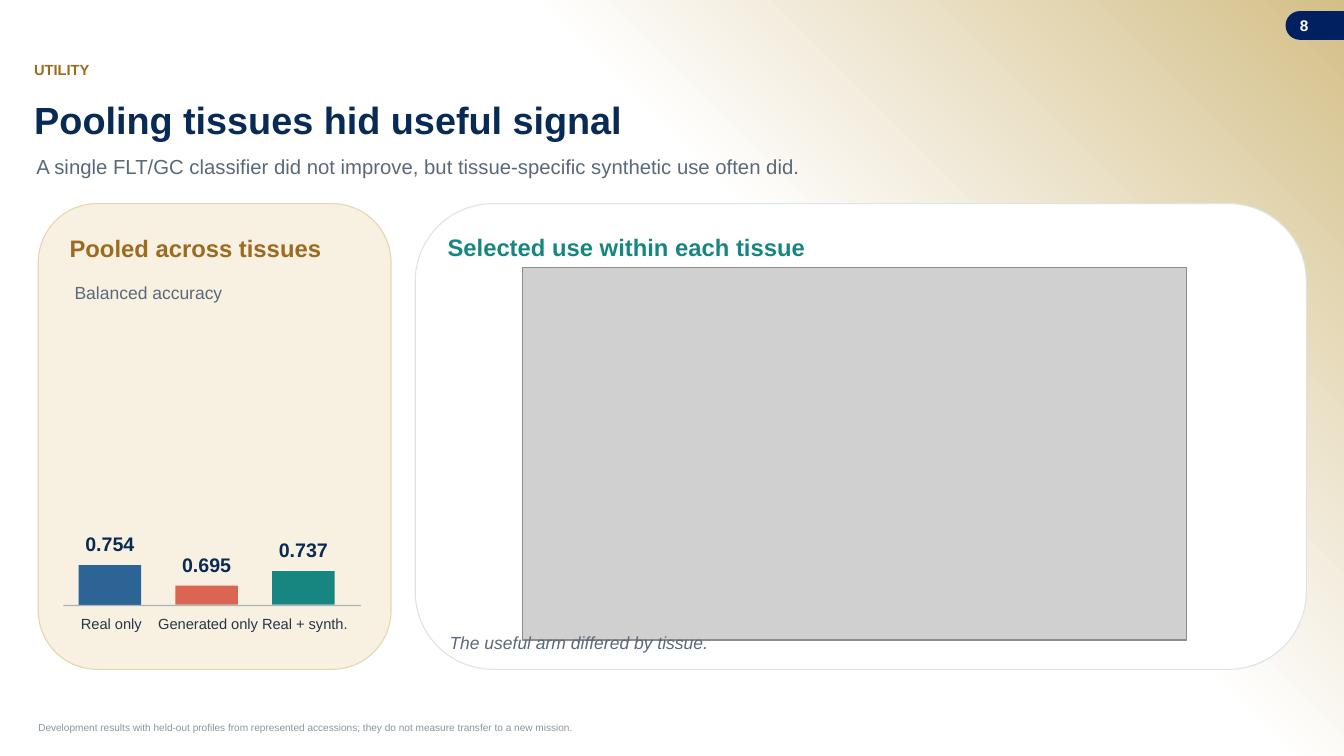
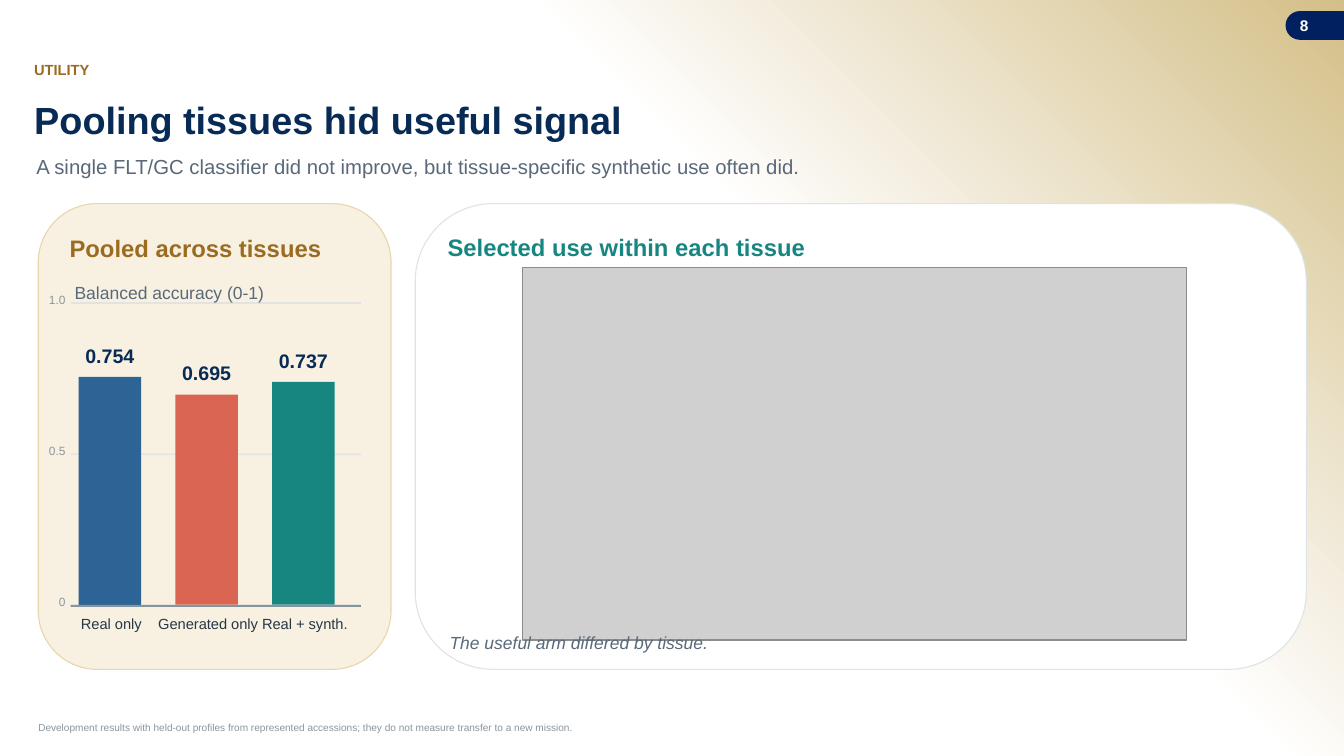
Before and after one commit to jasont314/nasa-mouse, a slide deck: slide 8 of presentation/SLSTP_2026_Generative_Transcriptomics.pptx. Drawn at 1344x756 pixels with LibreOffice and Linux fonts; fonts in the diff are those of the drawing; grey boxes stand for pictures; background and template pictures are left out. Boxes give left, top, right and bottom in pixels: in the first picture for what was removed or moved away, otherwise in the second. Text is boxed around its words. In the diff, an @@ line names an element or a change of style, - is before the commit and + after.

```diff
--- a/presentation/SLSTP_2026_Generative_Transcriptomics.pptx
+++ b/presentation/SLSTP_2026_Generative_Transcriptomics.pptx
@@ text added at (49, 296, 66, 304), 8.5 pt, text #8A969E @@
+1.0
@@ text at (75, 286, 264, 303): text changed @@
-Balanced accuracy
+Balanced accuracy (0-1)
@@ rectangle added at (71, 302, 361, 303), fill #D8DEE2 @@
@@ 3 texts: place and size @@
-3 texts at (85, 537, 328, 573)
+3 texts at (85, 349, 328, 381)
@@ rectangle: place and size @@
-rectangle at (79, 566, 141, 605)
+rectangle at (79, 377, 141, 605)
@@ rectangle: place and size @@
-rectangle at (272, 572, 335, 605)
+rectangle at (272, 382, 335, 605)
@@ rectangle: place and size @@
-rectangle at (175, 586, 238, 605)
+rectangle at (175, 395, 238, 605)
@@ text added at (49, 447, 66, 455), 8.5 pt, text #8A969E @@
+0.5
@@ rectangle added at (71, 454, 361, 455), fill #D8DEE2 @@
@@ text added at (59, 598, 66, 606), 8.5 pt, text #8A969E @@
+0
@@ rectangle: place and size @@
-rectangle at (64, 605, 361, 606)
+rectangle at (71, 605, 361, 606)
@@ rectangle at (71, 605, 361, 606): fill #A9B5BC to #D8DEE2 @@
@@ rectangle added at (71, 605, 361, 607), fill #86949D @@
```
Also in this commit, not shown: 1 other slide changed, 2 slides added, 1 slide removed, 3 other files.
